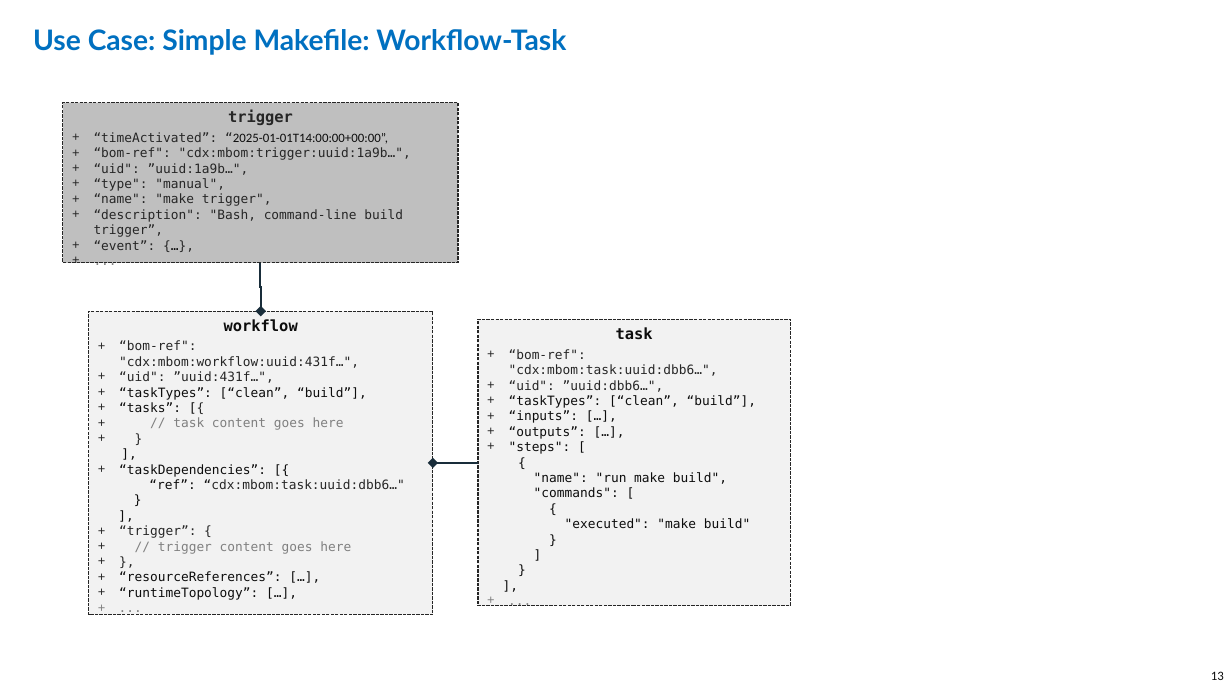
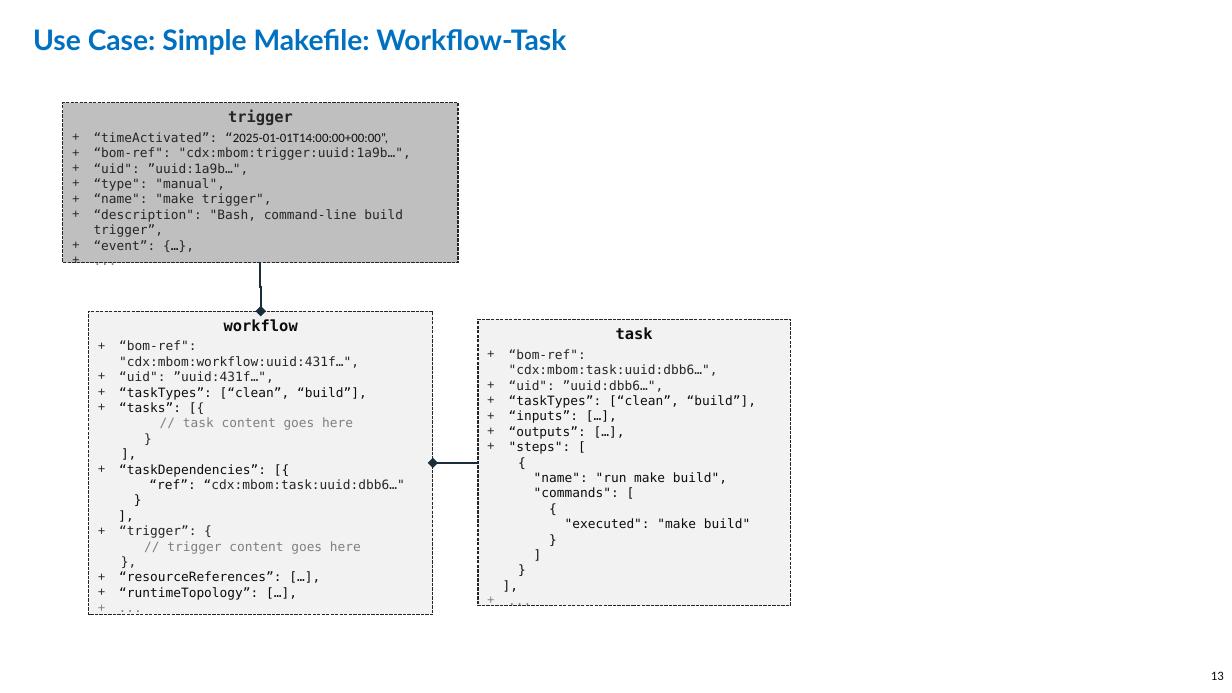
Before and after one commit to CycloneDX/guides, a slide deck: slide 13 of MBOM/en/images/CycloneDX-Formulation-diagrams.pptx. Drawn at 1232x693 pixels with LibreOffice and Linux fonts; fonts in the diff are those of the drawing. Boxes give left, top, right and bottom in pixels: in the first picture for what was removed or moved away, otherwise in the second. Text is boxed around its words. In the diff, an @@ line names an element or a change of style, - is before the commit and + after.

```diff
--- a/MBOM/en/images/CycloneDX-Formulation-diagrams.pptx
+++ b/MBOM/en/images/CycloneDX-Formulation-diagrams.pptx
@@ text in rectangle at (167,417,361,554): bullet + to none; indent changed @@
```
Also in this commit, not shown: 1 slide added, 2 other files.
